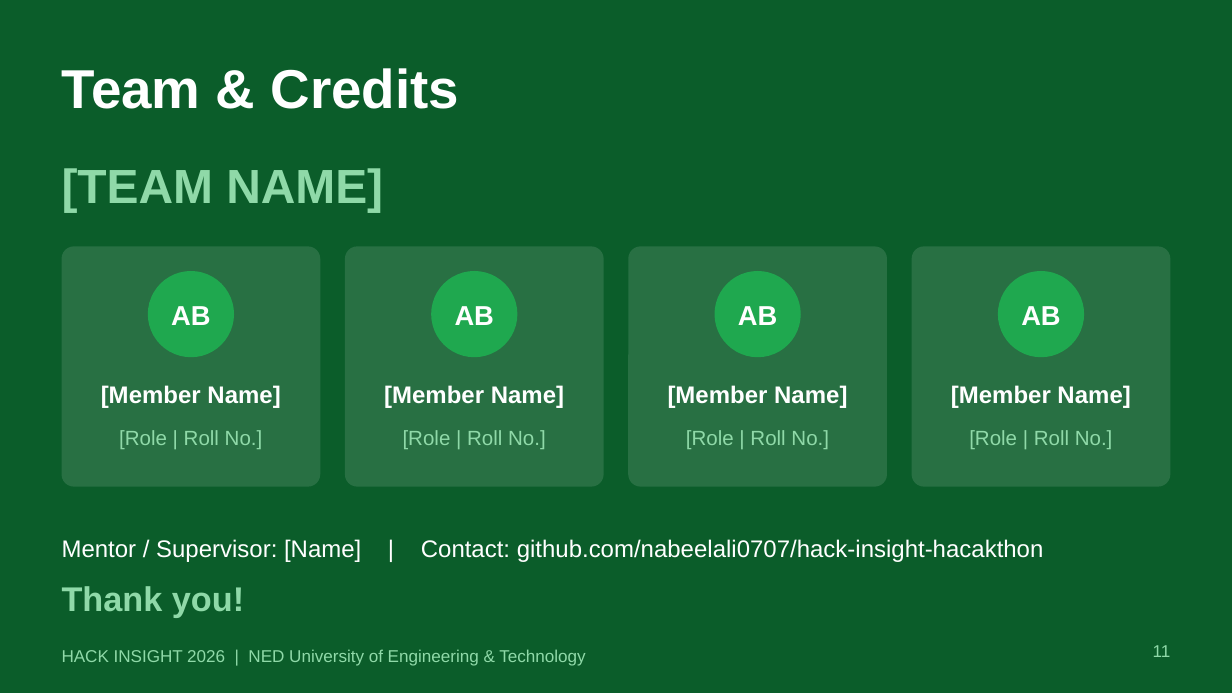
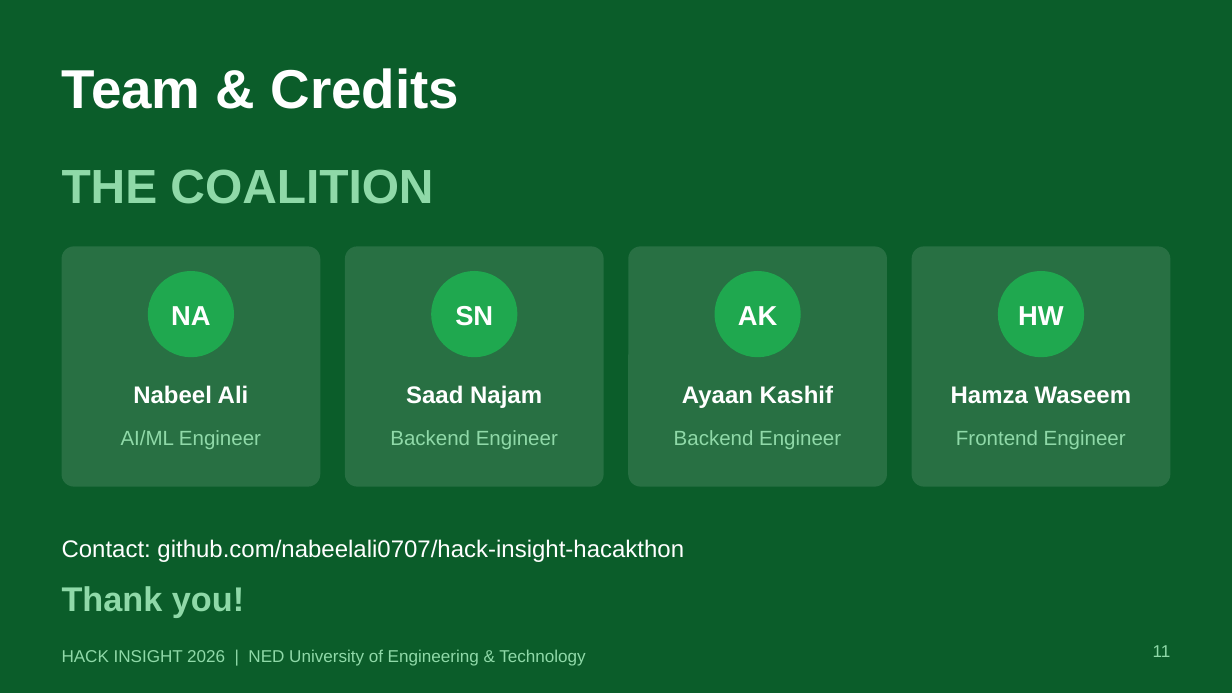
Before and after one commit to nabeelali0707/hack-insight-hacakthon, a slide deck: slide 11 of docs/BijliCast_HackInsight2026.pptx. Drawn at 1232x693 pixels with LibreOffice and Linux fonts; fonts in the diff are those of the drawing. Boxes give left, top, right and bottom in pixels: in the first picture for what was removed or moved away, otherwise in the second. Text is boxed around its words. In the diff, an @@ line names an element or a change of style, - is before the commit and + after.

```diff
--- a/docs/BijliCast_HackInsight2026.pptx
+++ b/docs/BijliCast_HackInsight2026.pptx
@@ text at (62, 169, 433, 204): text changed @@
-[TEAM NAME]
+THE COALITION
@@ text in ellipse at (171, 306, 210, 325): text changed @@
-AB
+NA
@@ text in ellipse at (455, 306, 493, 326): text changed @@
-AB
+SN
@@ text in ellipse at (738, 306, 777, 325): text changed @@
-AB
+AK
@@ text in ellipse at (1018, 306, 1063, 325): text changed @@
-AB
+HW
@@ text at (133, 385, 249, 404): text changed @@
-[Member Name]
+Nabeel Ali
@@ text at (406, 385, 542, 408): text changed @@
-[Member Name]
+Saad Najam
@@ text at (682, 385, 833, 408): text changed @@
-[Member Name]
+Ayaan Kashif
@@ text at (951, 386, 1131, 404): text changed @@
-[Member Name]
+Hamza Waseem
@@ text at (121, 430, 261, 449): text changed @@
-[Role | Roll No.]
+AI/ML Engineer
@@ text at (390, 430, 558, 449): text changed @@
-[Role | Roll No.]
+Backend Engineer
@@ text at (674, 430, 841, 449): text changed @@
-[Role | Roll No.]
+Backend Engineer
@@ text at (956, 430, 1126, 449): text changed @@
-[Role | Roll No.]
+Frontend Engineer
@@ text at (62, 539, 684, 562): text changed @@
-Mentor / Supervisor: [Name] | Contact: github.com/nabeelali0707/hack-insight-hacakthon
+Contact: github.com/nabeelali0707/hack-insight-hacakthon
```
Also in this commit, not shown: 1 other slide changed, 6 other files.
